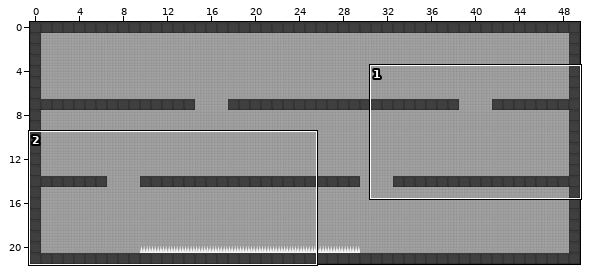
Tiled map -- android/assets/maps/map4.tmx. The picture above shows the old version from afar; the outline marks the close-up.
Close-up. The starting point:
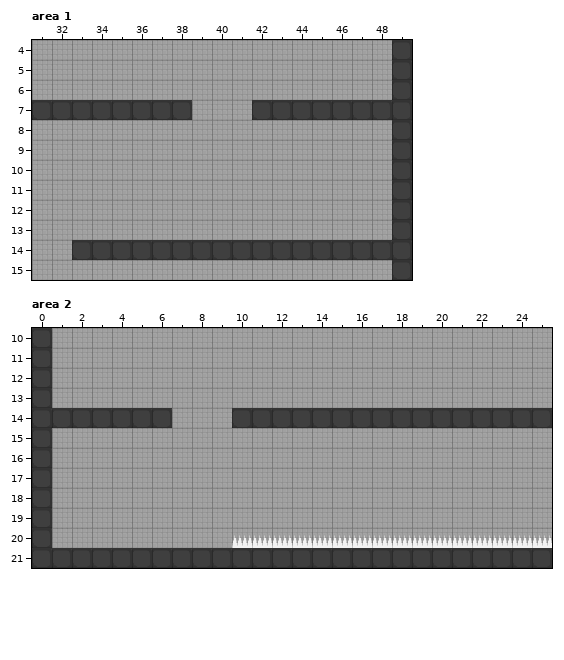
Cells are 32x32 px. Shown: area 1 x 31..49, y 4..15; area 2 x 0..25, y 10..21. The commit also changed other parts of the map, which this record leaves out.
The result:
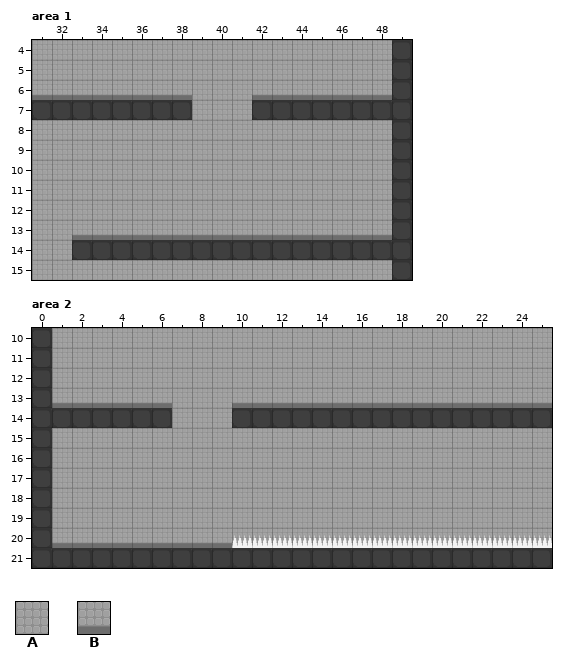
Key: from "tiles": A 1 "tileBG", B 4 "tileBGbot".
_ is an empty cell.
Change:
Layer "Background", area 1:
y 6: x 31..38 AAAAAAAA -> BBBBBBBB; x 42..48 AAAAAAA -> BBBBBBB
y 13: x 33..48 AAAAAAAAAAAAAAAA -> BBBBBBBBBBBBBBBB
Layer "Background", area 2:
y 13: x 1..6 AAAAAA -> BBBBBB; x 10..25 AAAAAAAAAAAAAAAA -> BBBBBBBBBBBBBBBB
y 20: x 1..9 AAAAAAAAA -> BBBBBBBBB
